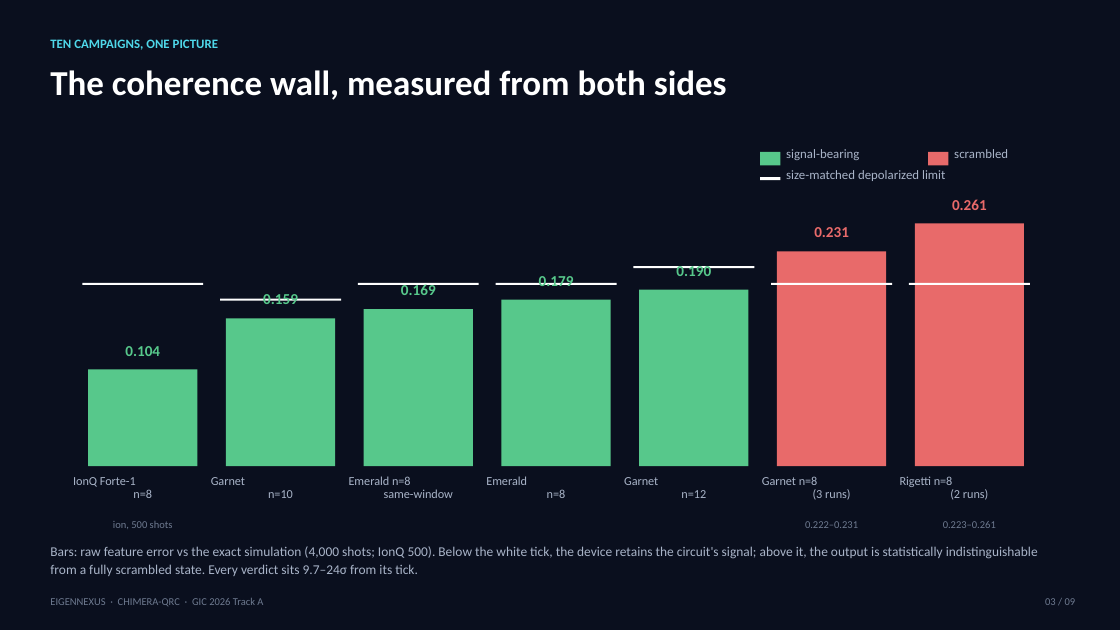
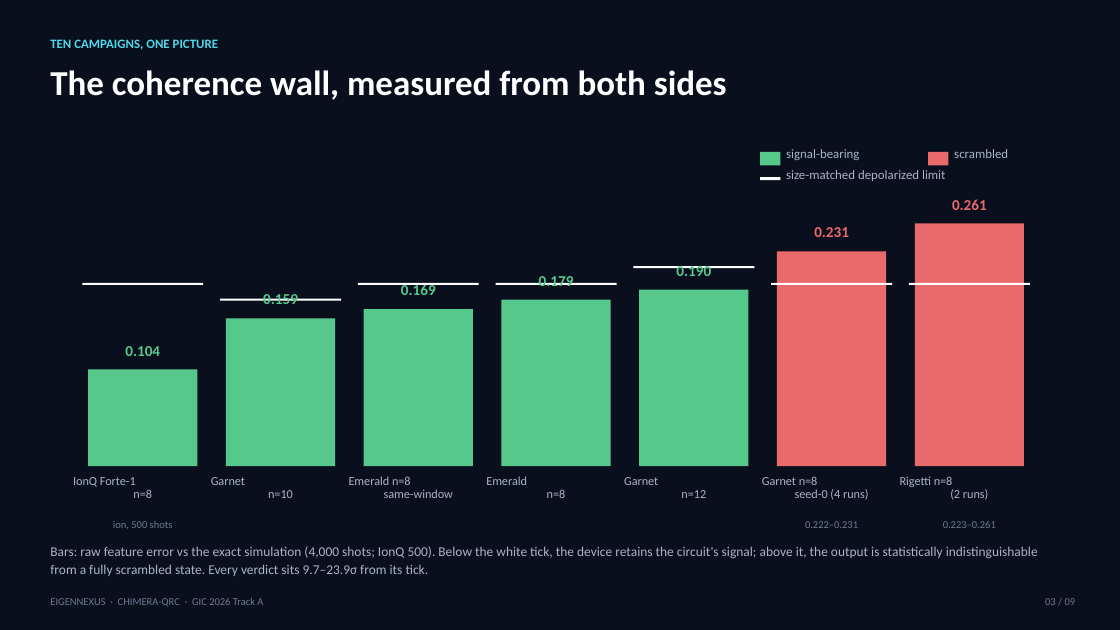
Before and after one commit to christianmetzl/potomac_dynamicsystemsforecasting, a slide deck: slide 3 of docs/EIGENNEXUS_CxO_Deck.pptx. Drawn at 1120x630 pixels with LibreOffice and Linux fonts; fonts in the diff are those of the drawing. Boxes give left, top, right and bottom in pixels: in the first picture for what was removed or moved away, otherwise in the second. Text is boxed around its words. In the diff, an @@ line names an element or a change of style, - is before the commit and + after.

```diff
--- a/docs/EIGENNEXUS_CxO_Deck.pptx
+++ b/docs/EIGENNEXUS_CxO_Deck.pptx
@@ text at [762,476,868,500]: text changed @@
-Garnet n=8
-(3 runs)
+Garnet n=8
+seed-0 (4 runs)
@@ text at [50,546,1038,576]: text changed @@
-Bars: raw feature error vs the exact simulation (4,000 shots; IonQ 500). Below the white tick, the device retains the circuit's signal; above it, the output is statistically indistinguishable from a fully scrambled state. Every verdict sits 9.7–24σ from its tick.
+Bars: raw feature error vs the exact simulation (4,000 shots; IonQ 500). Below the white tick, the device retains the circuit's signal; above it, the output is statistically indistinguishable from a fully scrambled state. Every verdict sits 9.7–23.9σ from its tick.
```
Also in this commit, not shown: 4 other slides changed, 8 other files.
